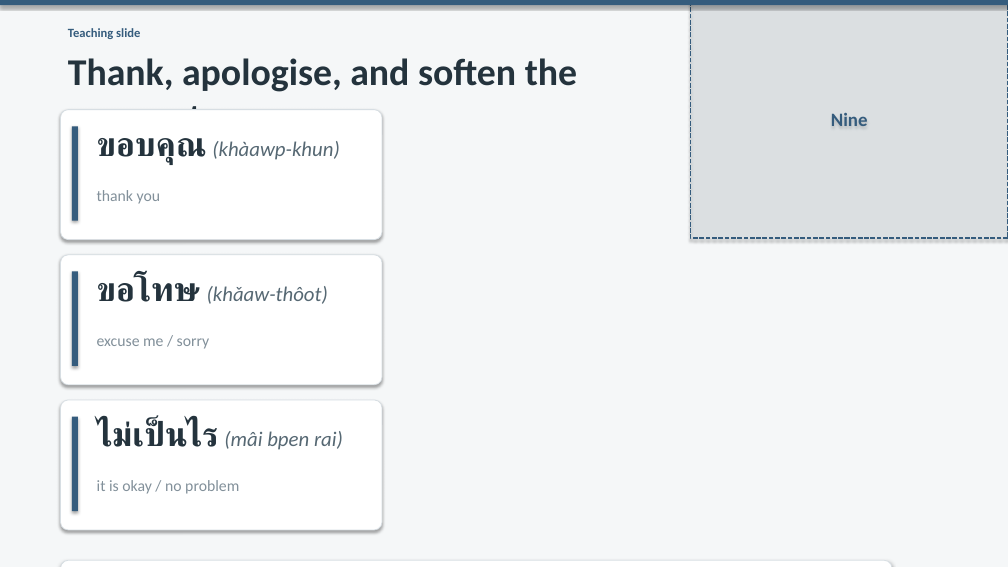
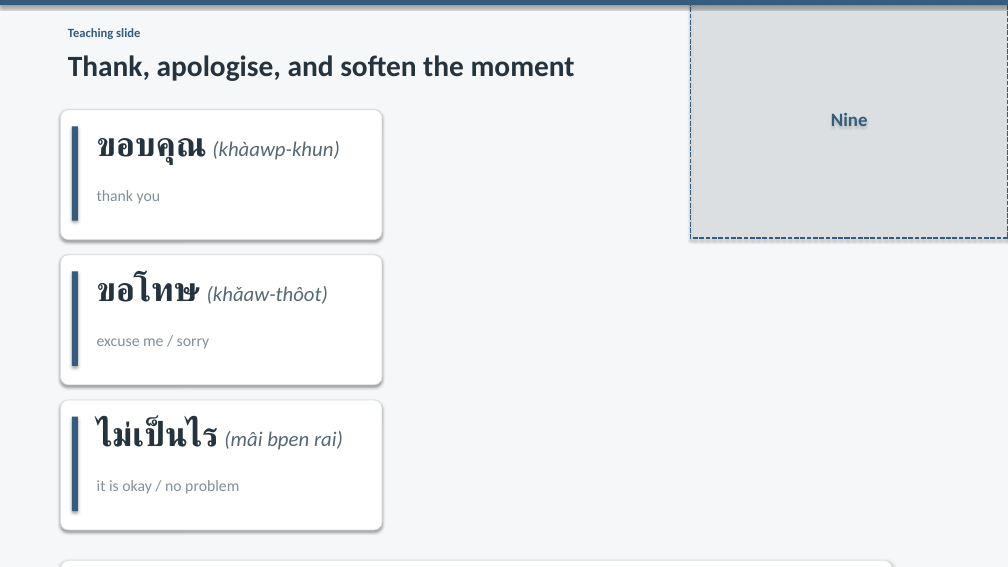
Before and after one commit to OTFTCS/thai-nine, a slide deck: slide 4 of course/modules/M01/L001/M01-L001-deck.pptx. Drawn at 1008x567 pixels with LibreOffice and Linux fonts; fonts in the diff are those of the drawing. Boxes give left, top, right and bottom in pixels: in the first picture for what was removed or moved away, otherwise in the second. Text is boxed around its words. In the diff, an @@ line names an element or a change of style, - is before the commit and + after.

```diff
--- a/course/modules/M01/L001/M01-L001-deck.pptx
+++ b/course/modules/M01/L001/M01-L001-deck.pptx
@@ text "Thank, apologise, and soften the ..." at (68,55,575,81): size 36 to 28 pt @@
```
Also in this commit, not shown: 8 other slides changed, 10 other files.
